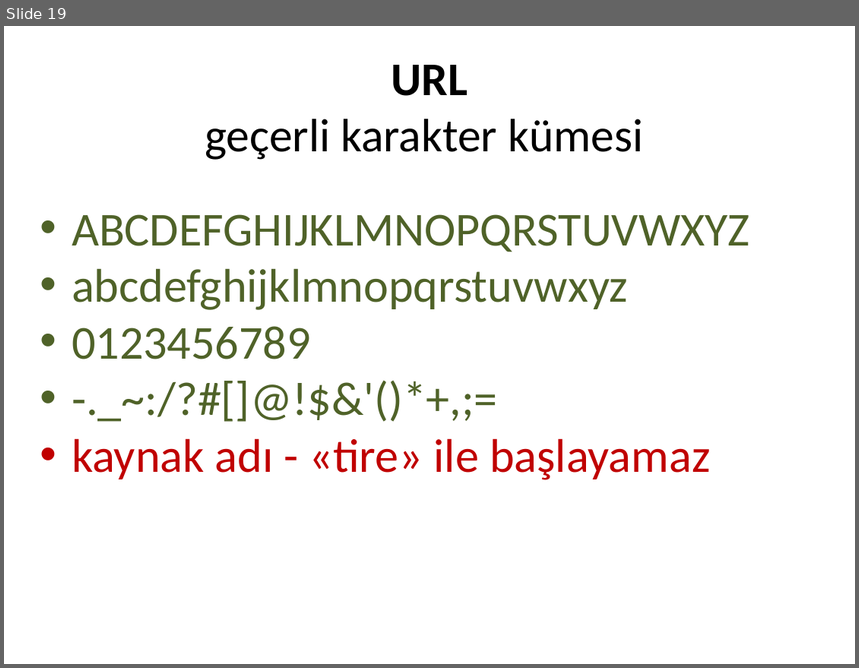
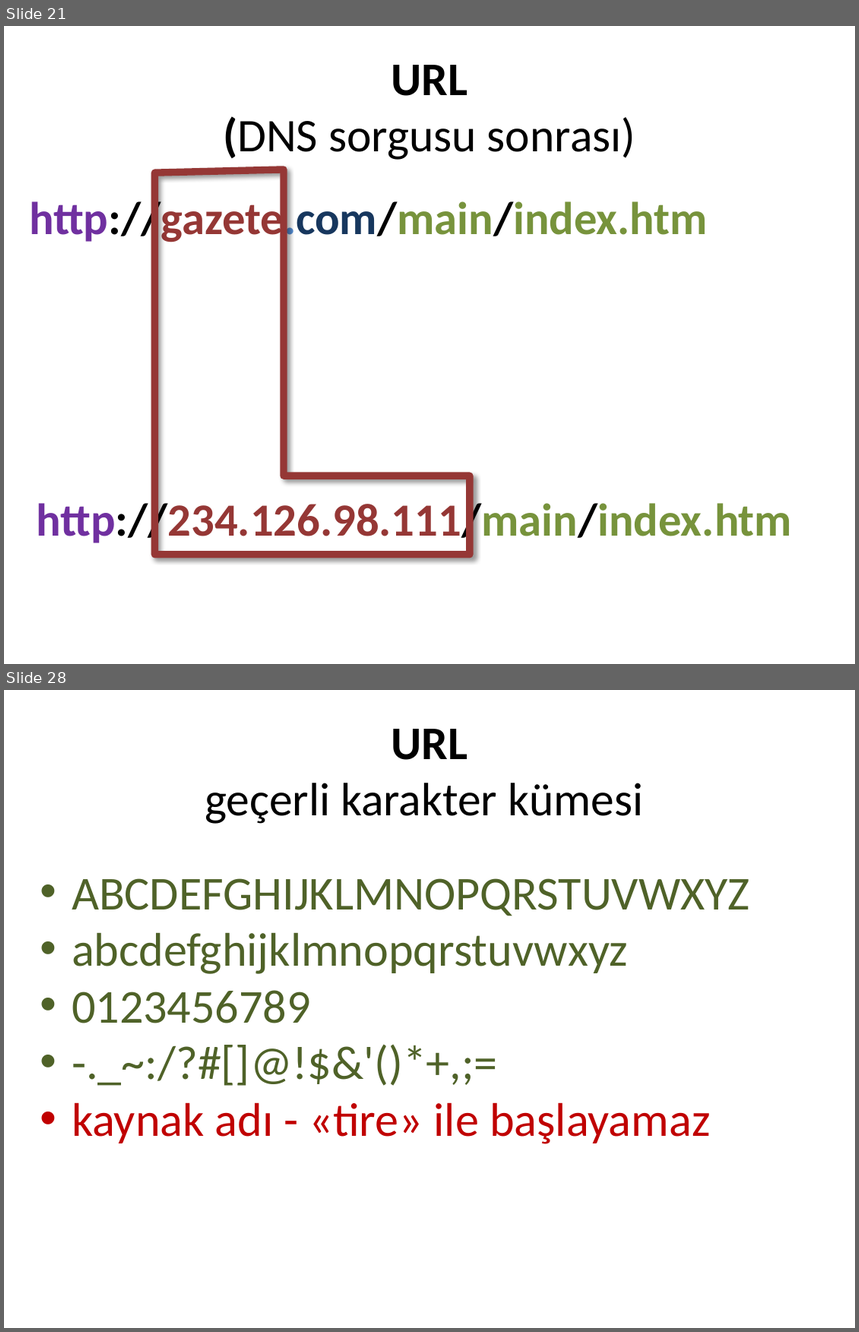
Before and after one commit to cemmerven/attrac, a slide deck: AttendanceTracker/Web Adresi.pptx. Shown one above the other, each under a label of ours: slide 19 before the commit, slides 21 and 28 after it; the slides between them are not shown. The pictures are 859x668 and 859x1332 pixels, drawn with LibreOffice and Linux fonts; fonts in the diff are those of the drawing. Boxes give left, top, right and bottom in pixels: in the first picture for what was removed or moved away, otherwise in the second. Text is boxed around its words. In the diff, an @@ line names an element or a change of style, - is before the commit and + after.

```diff
--- a/AttendanceTracker/Web Adresi.pptx
+++ b/AttendanceTracker/Web Adresi.pptx
@@ slide 21 added at [4, 26, 855, 664], background #FFFFFF @@
@@ title added at [223, 65, 636, 160], 39.6 pt, text #000000 @@
+URL
+(DNS sorgusu sonrası)
@@ freeform shape added at [154, 170, 470, 556], outline #953735 6 pt @@
@@ text added at [29, 196, 708, 246], 39 pt, text #77933C, bold @@
+http://gazete.com/main/index.htm
@@ text added at [36, 498, 792, 547], 39 pt, text #953735, bold @@
+http://234.126.98.111/main/index.htm
@@ what was slide 19 is now slide 28 @@
```
Also in this commit, not shown: 2 slides changed, 8 other slides added, 7 other files.
